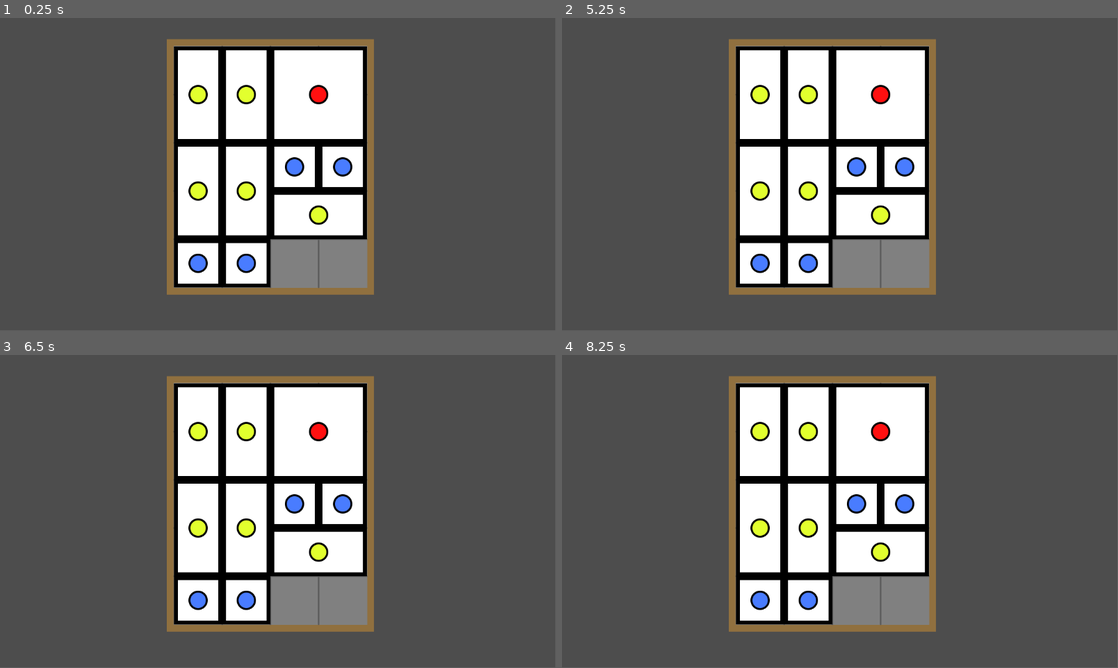
Above: before the commit, frames 1-4 (two rows, left to right).
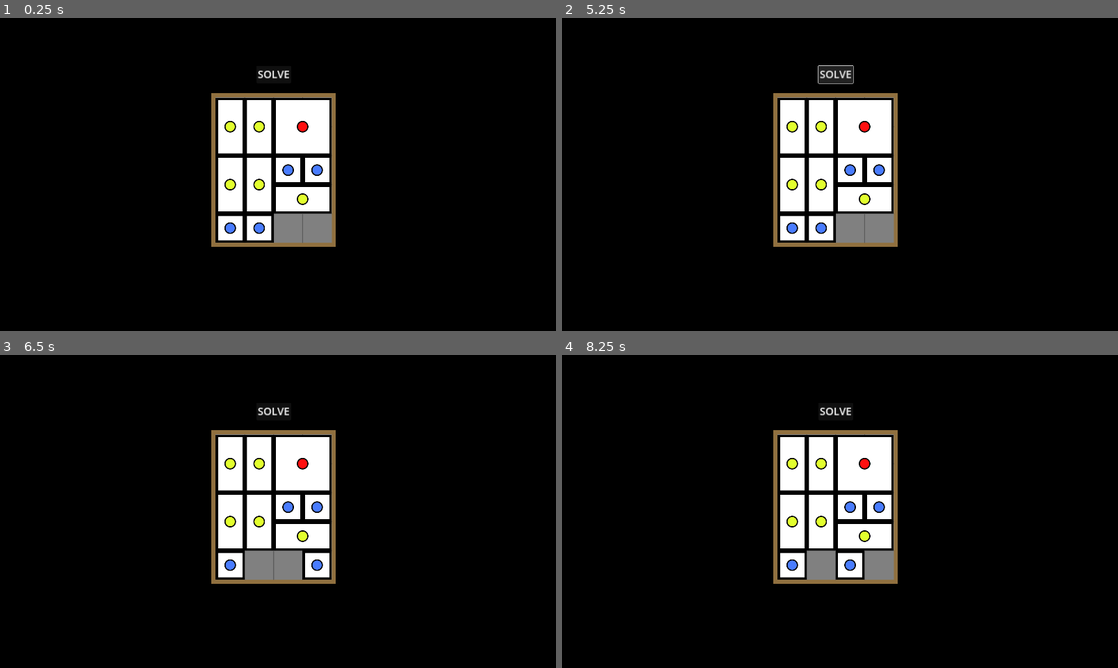
Above: after the commit, the same moments.

Repository: NabilZaman/godot_projects
Game: Godot game, scene res://scenes/game.tscn
The game is run twice, just before and just after one commit, with the same random seed, the same clock (stepped at 60 frames per second) and the same inputs.
Inputs (mouse positions are in pixels of both pictures, inside the frame that each line leads up to; where the layout moved, square brackets give the same spot in the first picture):
- Up to frame 1 (0.25 s): no input
- Up to frame 2 (5.25 s): click (862, 127) [878, 93] at 0.5 s; click (862, 199) [878, 215] at 1.25 s; click (789, 127) [762, 93] at 2 s; click (823, 127) [806, 93] at 2.75 s; click (789, 183) [762, 190] at 3.5 s; click (823, 183) [806, 190] at 4.25 s; click (834, 74) at 5 s, where only the run after the commit has a clickable "SOLVE"
- Up to frame 3 (6.5 s): click (227, 564) [294, 505] at 5.75 s
- Up to frame 4 (8.25 s): click (851, 508) [906, 505] at 6.5 s; click (878, 508) [762, 599] at 7.25 s; click (878, 564) [806, 599] at 8 s
The window is 799x449 before the commit and 800x450 after it. Grey fills any space a smaller window leaves; there, only what the larger window draws over its background counts as a difference.

The runs differ from the first frame. In frame 1, 92% of the frame differs, in the area x 0-100%, y 0-100%; in frame 2, 92%; in frame 3, 92%; in frame 4, 92%.

Commit message:
Resize the puzzle and start on autosolver
The autosolver is humorously broken, hence why I'm committing here.

Diff:
--- a/SliderPuzzle/project.godot
+++ b/SliderPuzzle/project.godot
@@ -11,11 +11,24 @@
 [application]
 
 config/name="SliderPuzzle"
+config/version="0.1"
 run/main_scene="res://scenes/game.tscn"
 config/features=PackedStringArray("4.2", "GL Compatibility")
 config/icon="res://icon.svg"
+
+[debug]
+
+gdscript/warnings/shadowed_variable=0
+
+[display]
+
+window/size/viewport_width=1920
+window/size/viewport_height=1080
+window/size/mode=2
+window/stretch/mode="canvas_items"
 
 [rendering]
 
 renderer/rendering_method="gl_compatibility"
 renderer/rendering_method.mobile="gl_compatibility"
+environment/defaults/default_clear_color=Color(0, 0, 0, 1)
--- /dev/null
+++ b/SliderPuzzle/scenes/Game.gd
@@ -0,0 +1,29 @@
+class_name Game
+extends Control
+
+const STEP_TIME_SEC = 0.33
+
+@onready var grid: GameGrid = %GameGrid
+
+var solver: Solver
+var solve_timer: Timer
+
+
+# # Called when the node enters the scene tree for the first time.
+func _ready() -> void:
+	self.solver = Solver.new(grid)
+	self.solve_timer = Timer.new()
+	add_child(solve_timer)
+	solve_timer.wait_time = STEP_TIME_SEC
+	solve_timer.timeout.connect(step_solver)
+
+func step_solver() -> void:
+	solver.step()
+
+# # Called every frame. 'delta' is the elapsed time since the previous frame.
+# func _process(delta: float) -> void:
+# 	pass
+
+func solve_puzzle() -> void:
+	# step through the solver
+	solve_timer.start()
--- a/SliderPuzzle/scenes/GameGrid.gd
+++ b/SliderPuzzle/scenes/GameGrid.gd
@@ -24,6 +24,28 @@
 		for occupied_pos in child.occupied_positions():
 			occupied[occupied_pos] = true
 
+func load_state(state: GridState) -> void:
+	# for each child, load its position from the state
+	# update each childs position based on the grid pos
+	var children: Array[Tile] = get_tiles()
+	var new_positions: Array[Vector2i] = state.as_array()
+	for i in range(len(children)):
+		var child := children[i]
+		child.pos = new_positions[i]
+		child.update_global_pos()
+
+func dump_state() -> GridState:
+	var grid_positions: Array[Vector2i] = []
+	for child in get_tiles():
+		grid_positions.append(child.pos)
+	return GridState.from_array(grid_positions)
+
+
+# detects if the grid has been won
+func has_won() -> bool:
+	return get_child(0).pos == Vector2i(1, 3)
+
+
 # Called when the node enters the scene tree for the first time.
 func _ready() -> void:
 	for child in get_tiles():
--- a/SliderPuzzle/scenes/game.tscn
+++ b/SliderPuzzle/scenes/game.tscn
@@ -1,6 +1,7 @@
-[gd_scene load_steps=7 format=3 uid="uid://ik1gafa26te8"]
+[gd_scene load_steps=8 format=3 uid="uid://ik1gafa26te8"]
 
 [ext_resource type="Texture2D" uid="uid://c23f37mb700dw" path="res://assets/4x5Board.png" id="1_fjbp7"]
+[ext_resource type="Script" path="res://scenes/Game.gd" id="1_vjjwh"]
 [ext_resource type="PackedScene" uid="uid://ee1lisrt8kdd" path="res://scenes/one_tile.tscn" id="2_2k1co"]
 [ext_resource type="Script" path="res://scenes/GameGrid.gd" id="2_pogoj"]
 [ext_resource type="PackedScene" uid="uid://dr4u3qr3cloud" path="res://scenes/two_v_tile.tscn" id="3_hea46"]
@@ -14,12 +15,14 @@
 [node name="Game" type="Control" parent="."]
 custom_minimum_size = Vector2(430, 530)
 layout_mode = 3
+anchors_preset = 8
 anchor_left = 0.5
 anchor_top = 0.5
 anchor_right = 0.5
 anchor_bottom = 0.5
 grow_horizontal = 2
 grow_vertical = 2
+script = ExtResource("1_vjjwh")
 
 [node name="Background" type="TextureRect" parent="Game"]
 custom_minimum_size = Vector2(430, 530)
@@ -34,9 +37,47 @@
 anchors_preset = 0
 offset_left = 15.0
 offset_top = 15.0
-offset_right = 445.0
-offset_bottom = 445.0
+offset_right = 415.0
+offset_bottom = 515.0
 script = ExtResource("2_pogoj")
+
+[node name="FourTile" parent="Game/GameGrid" instance=ExtResource("5_k7veb")]
+layout_mode = 0
+offset_left = 200.0
+offset_right = 400.0
+pos = Vector2i(2, 0)
+
+[node name="TwoHTile" parent="Game/GameGrid" instance=ExtResource("4_ta158")]
+layout_mode = 0
+offset_left = 200.0
+offset_top = 300.0
+offset_right = 400.0
+offset_bottom = 400.0
+pos = Vector2i(2, 3)
+
+[node name="TwoVTileA" parent="Game/GameGrid" instance=ExtResource("3_hea46")]
+layout_mode = 0
+pos = Vector2i(0, 0)
+
+[node name="TwoVTileB" parent="Game/GameGrid" instance=ExtResource("3_hea46")]
+layout_mode = 0
+offset_left = 100.0
+offset_right = 200.0
+pos = Vector2i(1, 0)
+
+[node name="TwoVTileC" parent="Game/GameGrid" instance=ExtResource("3_hea46")]
+layout_mode = 0
+offset_top = 200.0
+offset_bottom = 400.0
+pos = Vector2i(0, 2)
+
+[node name="TwoVTileD" parent="Game/GameGrid" instance=ExtResource("3_hea46")]
+layout_mode = 0
+offset_left = 100.0
+offset_top = 200.0
+offset_right = 200.0
+offset_bottom = 400.0
+pos = Vector2i(1, 2)
 
 [node name="OneTileA" parent="Game/GameGrid" instance=ExtResource("2_2k1co")]
 layout_mode = 0
@@ -54,30 +95,6 @@
 offset_bottom = 300.0
 pos = Vector2i(3, 2)
 
-[node name="TwoVTileA" parent="Game/GameGrid" instance=ExtResource("3_hea46")]
-layout_mode = 0
-pos = Vector2i(0, 0)
-
-[node name="TwoVTileB" parent="Game/GameGrid" instance=ExtResource("3_hea46")]
-layout_mode = 0
-offset_left = 100.0
-offset_right = 200.0
-pos = Vector2i(1, 0)
-
-[node name="TwoHTile" parent="Game/GameGrid" instance=ExtResource("4_ta158")]
-layout_mode = 0
-offset_left = 200.0
-offset_top = 300.0
-offset_right = 400.0
-offset_bottom = 400.0
-pos = Vector2i(2, 3)
-
-[node name="FourTile" parent="Game/GameGrid" instance=ExtResource("5_k7veb")]
-layout_mode = 0
-offset_left = 200.0
-offset_right = 400.0
-pos = Vector2i(2, 0)
-
 [node name="OneTileC" parent="Game/GameGrid" instance=ExtResource("2_2k1co")]
 layout_mode = 0
 offset_top = 400.0
@@ -93,16 +110,16 @@
 offset_bottom = 500.0
 pos = Vector2i(1, 4)
 
-[node name="TwoVTileC" parent="Game/GameGrid" instance=ExtResource("3_hea46")]
-layout_mode = 0
-offset_top = 200.0
-offset_bottom = 400.0
-pos = Vector2i(0, 2)
+[node name="SolveButton" type="Button" parent="Game"]
+layout_mode = 1
+anchors_preset = -1
+anchor_left = 0.5
+anchor_right = 0.5
+offset_bottom = -35.0
+grow_horizontal = 2
+grow_vertical = 0
+theme_override_colors/font_color = Color(1, 1, 1, 1)
+theme_override_font_sizes/font_size = 36
+text = "SOLVE"
 
-[node name="TwoVTileD" parent="Game/GameGrid" instance=ExtResource("3_hea46")]
-layout_mode = 0
-offset_left = 100.0
-offset_top = 200.0
-offset_right = 200.0
-offset_bottom = 400.0
-pos = Vector2i(1, 2)
+[connection signal="pressed" from="Game/SolveButton" to="Game" method="solve_puzzle"]
--- /dev/null
+++ b/SliderPuzzle/scripts/grid_state.gd
@@ -0,0 +1,30 @@
+class_name GridState
+extends Resource
+
+# For the 4 x 5, 10 tile puzzle, we have:
+# 1 red 2x2 piece
+# 1 yellow 2 x 1 piece
+# 4 yellow 1 x 2 pieces
+# 4 blue 1 x 1 pieces
+var positions: Array[Vector2i]
+
+# partially sorts the array in place
+static func sort_dupes(positions: Array[Vector2i]) -> void:
+    var yellows: Array[Vector2i] = positions.slice(2, 6)
+    var blues: Array[Vector2i] = positions.slice(6, 10)
+    blues.sort()
+    yellows.sort()
+    for i in range(4):
+        positions[2 + i] = yellows[i]
+        positions[6 + i] = blues[i]
+
+static func from_array(positions: Array[Vector2i]) -> GridState:
+    GridState.sort_dupes(positions)
+    return GridState.new(positions)
+
+# Array of (10) grid positions
+func as_array() -> Array[Vector2i]:
+    return positions
+
+func _init(positions: Array[Vector2i]) -> void:
+    self.positions = positions
--- /dev/null
+++ b/SliderPuzzle/scripts/solver.gd
@@ -0,0 +1,57 @@
+class_name Solver
+extends Resource
+
+var grid: GameGrid
+
+var seen_states: Dictionary
+var state_stack: Array[GridState]
+
+func find_neighboring_states() -> Array[GridState]:
+	var neighbors: Array[GridState] = []
+	for tile in grid.get_tiles():
+		if tile.can_move_left():
+			tile.move_left()
+			neighbors.append(grid.dump_state())
+			tile.move_right()
+		if tile.can_move_right():
+			tile.move_right()
+			neighbors.append(grid.dump_state())
+			tile.move_left()
+		if tile.can_move_up():
+			tile.move_up()
+			neighbors.append(grid.dump_state())
+			tile.move_down()
+		if tile.can_move_down():
+			tile.move_down()
+			neighbors.append(grid.dump_state())
+			tile.move_up()
+
+	return neighbors
+
+# evolves the grid by one step in the solution
+# returns whether or not we're done (either found the solution or exhausted all moves)
+func step() -> bool:
+	# 1. get all possible moves
+	var neighbors: Array[GridState] = find_neighboring_states()
+
+	# 2. push any states we haven't seen yet onto the stack
+	for neighbor in neighbors:
+		if neighbor not in seen_states:
+			state_stack.append(neighbor)
+			seen_states[neighbor] = true
+
+	# 3. pop the top element of the stack and load that into the grid
+	if not state_stack.is_empty():
+		var next_state: GridState = state_stack.pop_back()
+		grid.load_state(next_state)
+	else:
+		return true
+
+	# return true if we're out of moves or found the solution
+	return grid.has_won()
+
+
+
+
+func _init(grid: GameGrid) -> void:
+	self.grid = grid
--- a/SliderPuzzle/scripts/tile.gd
+++ b/SliderPuzzle/scripts/tile.gd
@@ -69,6 +69,18 @@
             return false
     return true
 
+func move_left() -> void:
+    self.pos += Vector2i(-1, 0)
+
+func move_right() -> void:
+    self.pos += Vector2i(1, 0)
+
+func move_up() -> void:
+    self.pos += Vector2i(0, 1)
+
+func move_down() -> void:
+    self.pos += Vector2i(0, -1)
+
 # The highest y value allowed: either the current grid value or the grid value of the position above us if we can move up
 func get_up_bound() -> float:
     if can_move_up():
@@ -96,6 +108,10 @@
         return grid_to_global_pos(pos + Vector2i(1, 0)).x
     else:
         return grid_to_global_pos(pos).x
+
+
+func update_global_pos() -> void:
+    self.position = grid_to_global_pos(self.pos)
 
 
 func update_grid_pos() -> void:
